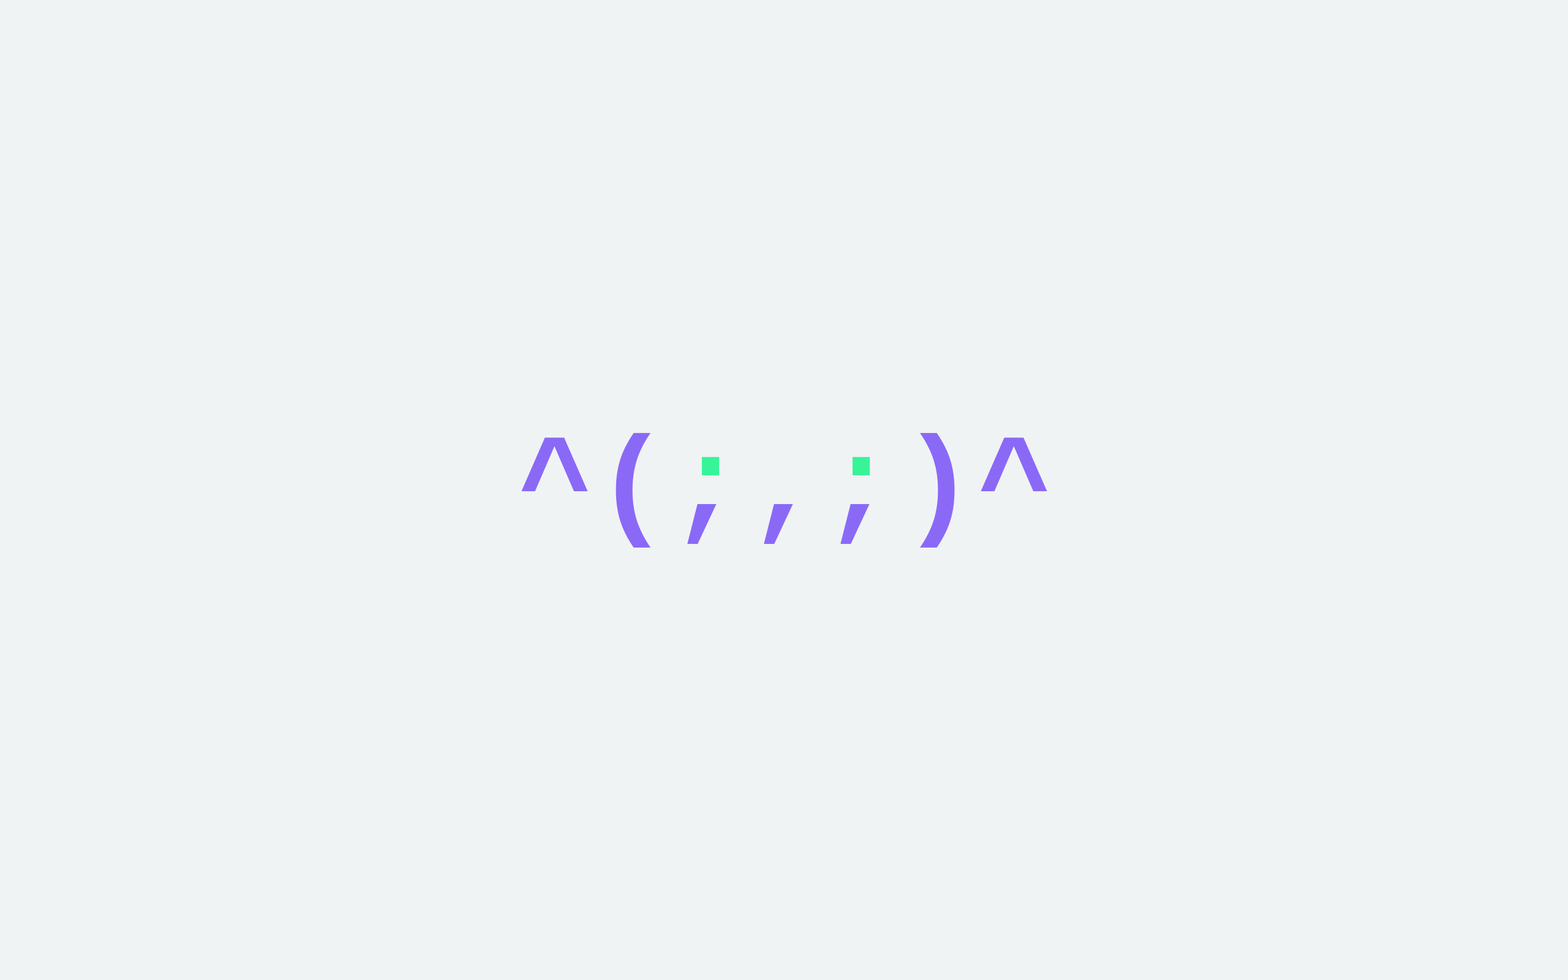
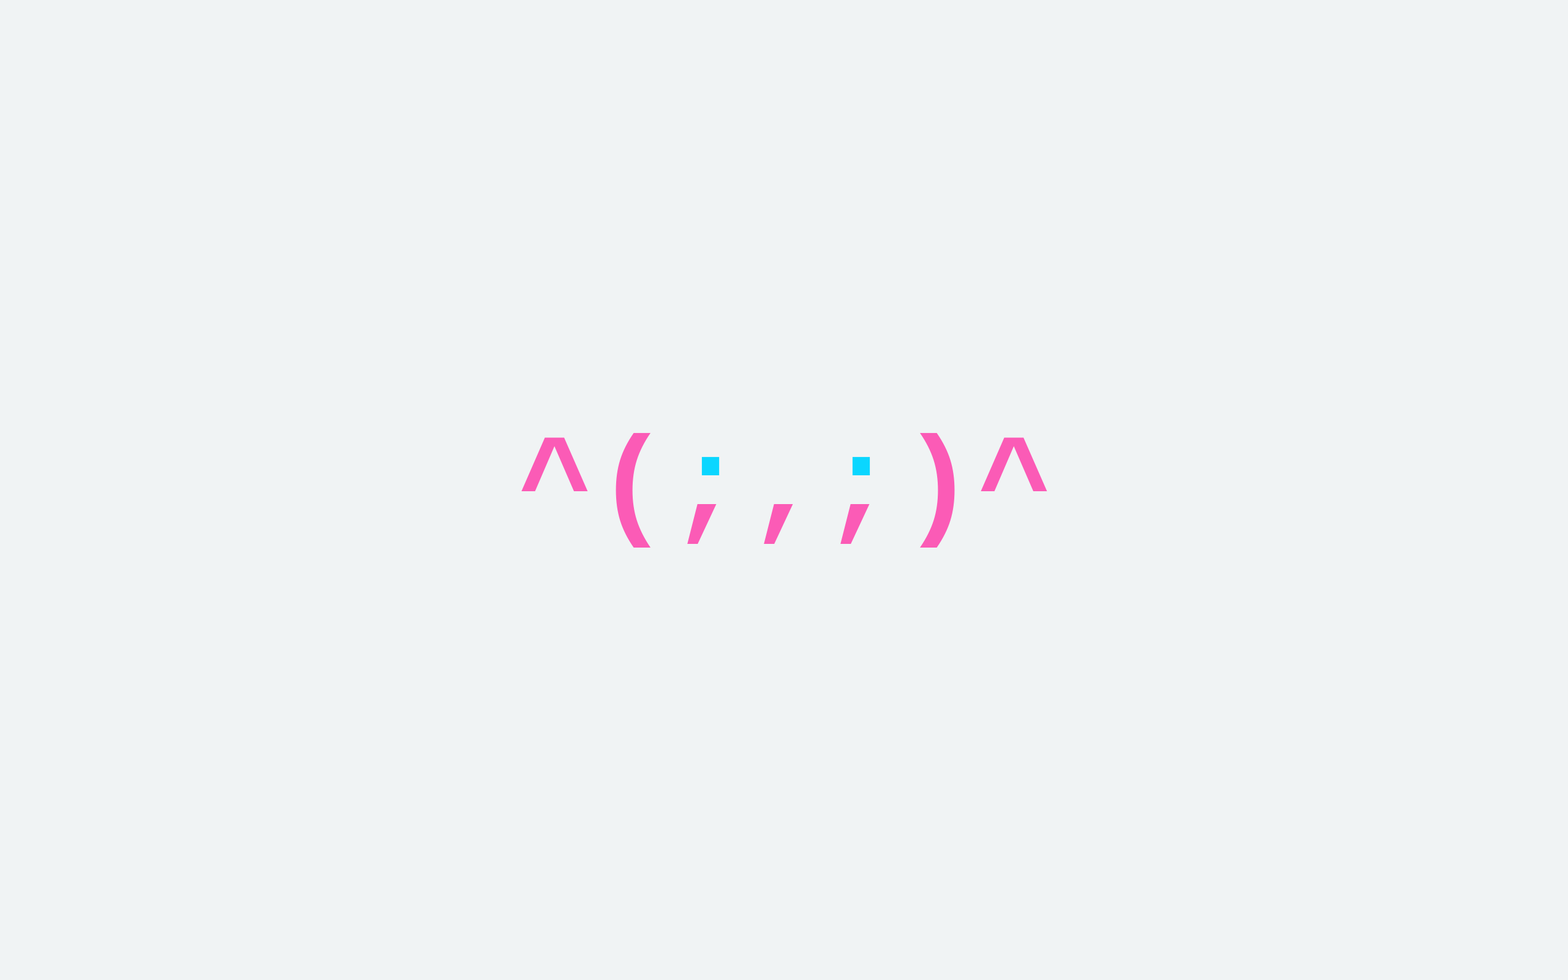
Two versions of the same layered image (1568 × 980). Layer-by-layer changes:
painted on "Body" over box(521, 432, 1048, 548)
painted on "Eyes" over box(701, 456, 871, 476)